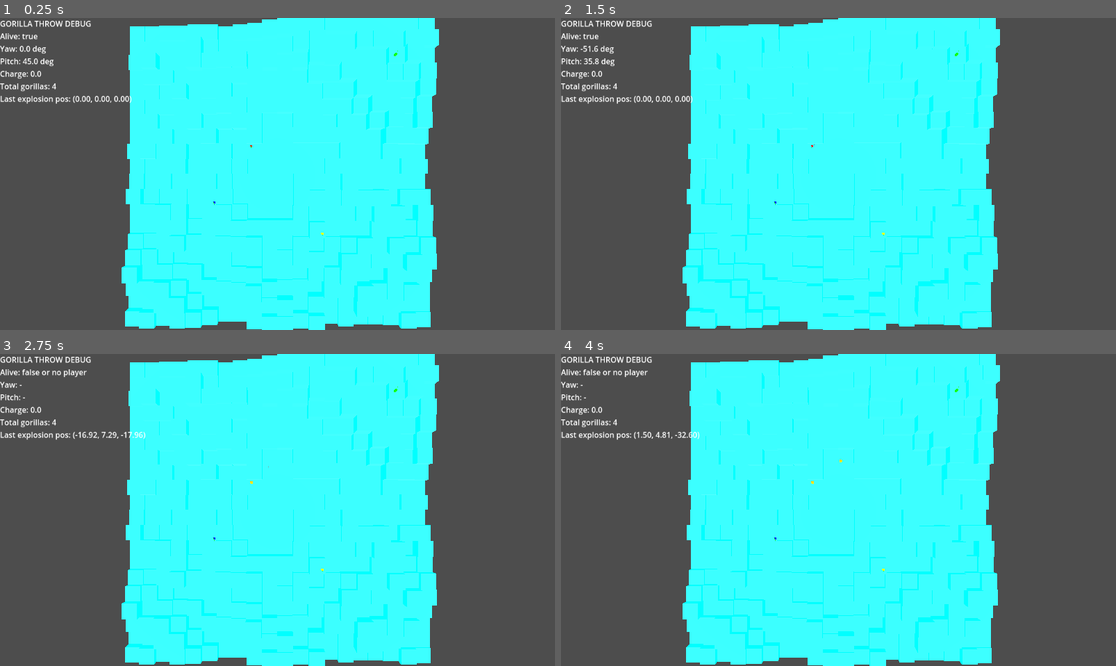
Above: before the commit, frames 1-4 (two rows, left to right).
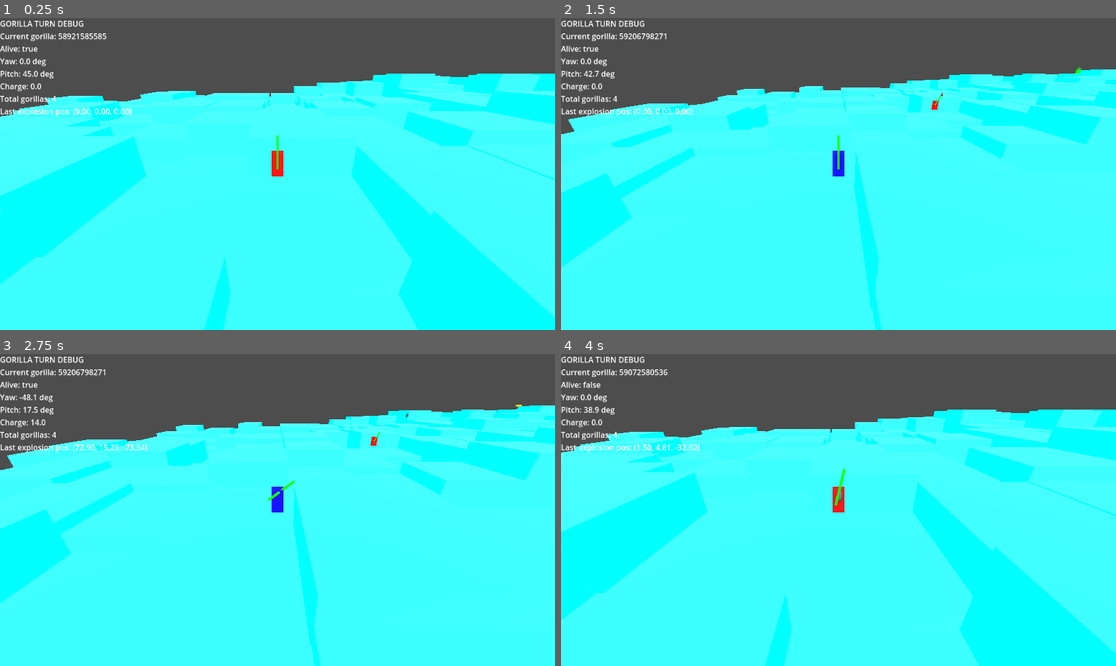
Above: after the commit, the same moments.

Repository: jkartje/gorilla
Game: Godot game, scene res://scenes/Main.tscn
Two runs of this game, one before a commit and one after it. Both use one fixed random seed, a clock stepped at 60 frames per second and the inputs below.
Inputs:
- Up to frame 1 (0.25 s): no input
- Up to frame 2 (1.5 s): tap Enter at 0.5 s; hold Right (ui_right) 0.53-1.28 s; hold Space (accept) 0.53-1.28 s; hold Down (ui_down) from 1.28 s (still down); tap Space (accept) at 1.35 s
- Up to frame 3 (2.75 s): release Down (ui_down) at 2.03 s; hold Right (ui_right) from 2.03 s (still down); hold Space (accept) from 2.03 s (still down)
- Up to frame 4 (4 s): release Right (ui_right) at 2.78 s; release Space (accept) at 2.78 s; hold Up (ui_up) 2.78-3.53 s; tap Space (accept) at 2.85, 3.5 s; hold Left (ui_left) from 3.53 s (still down); hold Space (accept) from 3.53 s (still down)

The runs differ from the first frame. In frame 1, 56% of the frame differs, in the area x 0-100%, y 0-100%; in frame 2, 53%; in frame 3, 53%; in frame 4, 56%.

Commit message:
turns are functional

Diff:
--- a/scenes/Main.tscn
+++ b/scenes/Main.tscn
@@ -1,9 +1,10 @@
-[gd_scene load_steps=7 format=3 uid="uid://n3i6oo04ghb2"]
+[gd_scene load_steps=8 format=3 uid="uid://n3i6oo04ghb2"]
 
 [ext_resource type="Script" uid="uid://bfkmh6qyyadcx" path="res://scripts/input_controller.gd" id="1_elqb8"]
 [ext_resource type="Script" uid="uid://dqk6df0edxwk" path="res://scripts/terrain_generator.gd" id="1_rarhs"]
 [ext_resource type="PackedScene" uid="uid://456b0ktms2yp" path="res://scenes/HUD.tscn" id="2_rarhs"]
 [ext_resource type="Script" uid="uid://bta71u3el3c7b" path="res://scripts/game_state.gd" id="4_rarhs"]
+[ext_resource type="Script" uid="uid://krus1bafq5ip" path="res://scripts/turn_manager.gd" id="5_vcsgt"]
 
 [sub_resource type="PlaneMesh" id="PlaneMesh_qnwvq"]
 size = Vector2(200, 200)
@@ -25,16 +26,19 @@
 [node name="DirectionalLight3D" type="DirectionalLight3D" parent="."]
 transform = Transform3D(1, 0, 0, 0, 0.707107, 0.707107, 0, -0.707107, 0.707107, 0, 0, 0)
 
-[node name="MainCamera" type="Camera3D" parent="."]
-transform = Transform3D(1, 0, 0, 0, -4.37114e-08, 1, 0, -1, -4.37114e-08, 0, 140, 0)
-
 [node name="TerrainGenerator" type="Node3D" parent="."]
 script = ExtResource("1_rarhs")
+
+[node name="GameState" type="Node" parent="."]
+script = ExtResource("4_rarhs")
 
 [node name="HUD" parent="." instance=ExtResource("2_rarhs")]
 
 [node name="InputController" type="Node" parent="."]
 script = ExtResource("1_elqb8")
 
-[node name="GameState" type="Node" parent="."]
-script = ExtResource("4_rarhs")
+[node name="MainCamera" type="Camera3D" parent="."]
+transform = Transform3D(1, 0, 0, 0, 0.965926, 0.258819, 0, -0.258819, 0.965926, 0, 15, 15)
+
+[node name="TurnManager" type="Node" parent="."]
+script = ExtResource("5_vcsgt")
--- a/scripts/game_state.gd
+++ b/scripts/game_state.gd
@@ -49,21 +49,21 @@
 	var rng: RandomNumberGenerator = RandomNumberGenerator.new()
 	rng.randomize()
 
-	var main_root := get_parent() as Node3D
-	if main_root == null:
+	var parent_root: Node3D = get_parent() as Node3D
+	if parent_root == null:
 		push_error("GameState: parent is not a Node3D")
 		return
 
 	var total: int = min(num_gorillas, spawn_zones.size())
 
 	for i in range(total):
-		var g := GORILLA_SCENE.instantiate() as Node3D
+		var g: Node3D = GORILLA_SCENE.instantiate() as Node3D
 
 		var zone: Dictionary = spawn_zones[i]
-		var spawn_pos: Vector3 = _compute_spawn_position(zone, rng, main_root)
+		var spawn_pos: Vector3 = _compute_spawn_position(zone, rng, parent_root)
 		g.transform.origin = spawn_pos
 
-		main_root.add_child(g)
+		parent_root.add_child(g)
 
 		var color: Color = gorilla_colors[i % gorilla_colors.size()]
 		g.call("set_color", color)
@@ -72,6 +72,13 @@
 
 	if gorillas.size() > 0:
 		player_gorilla = gorillas[0]
+
+		# Hand gorilla list to TurnManager
+		if parent_root.has_node("TurnManager"):
+			var tm: Node = parent_root.get_node("TurnManager")
+			tm.call("start_match", gorillas)
+
+
 
 func _compute_spawn_position(zone: Dictionary, rng: RandomNumberGenerator, main_root: Node3D) -> Vector3:
 	var min_v: Vector2 = zone["min"]
--- a/scripts/gorilla.gd
+++ b/scripts/gorilla.gd
@@ -1,4 +1,5 @@
 extends CharacterBody3D
+class_name Gorilla
 
 signal died
 
--- a/scripts/input_controller.gd
+++ b/scripts/input_controller.gd
@@ -1,26 +1,29 @@
 extends Node
 
-@onready var game_state = $"../GameState"
-@onready var hud = $"../HUD"
-@onready var camera = $"../MainCamera"
+@onready var turn_manager: TurnManager = $"../TurnManager"
+@onready var hud: Node = $"../HUD"
+@onready var camera: Camera3D = $"../MainCamera"
 
 var charge: float = 0.0
 var max_charge: float = 25.0
 
 func _process(delta: float) -> void:
-	var gorilla = game_state.get_player_gorilla()
-	if gorilla == null or not gorilla.is_alive:
+	var gorilla: Gorilla = turn_manager.current_gorilla()
+	if gorilla == null:
 		_update_hud(null)
 		return
 
-		# Aim - yaw (tank-style: LEFT turns barrel left, RIGHT turns right)
+	if not gorilla.is_alive:
+		_update_hud(gorilla)
+		return
+
+	# Aim - yaw (tank-style)
 	if Input.is_action_pressed("ui_left"):
 		gorilla.yaw += delta * 1.2
 	elif Input.is_action_pressed("ui_right"):
 		gorilla.yaw -= delta * 1.2
 
-
-		# Aim - pitch
+	# Aim - pitch
 	if Input.is_action_pressed("ui_up"):
 		gorilla.pitch = clamp(gorilla.pitch + delta * 0.8, deg_to_rad(10), deg_to_rad(80))
 	elif Input.is_action_pressed("ui_down"):
@@ -32,15 +35,17 @@
 	elif Input.is_action_just_released("accept"):
 		_fire_banana(gorilla)
 		charge = 0.0
+		turn_manager.end_turn()  # 🔁 advance to next gorilla
 
+	_update_camera(gorilla)
 	_update_hud(gorilla)
 
-func _fire_banana(gorilla: Node) -> void:
+func _fire_banana(gorilla: Gorilla) -> void:
 	if charge <= 0.0:
 		return
 
 	var proj_scene: PackedScene = load("res://scenes/BananaProjectile.tscn")
-	var p = proj_scene.instantiate()
+	var p: RigidBody3D = proj_scene.instantiate() as RigidBody3D
 	get_tree().current_scene.add_child(p)
 
 	var origin: Vector3 = gorilla.throw_origin.global_transform.origin
@@ -48,27 +53,33 @@
 
 	p.launch(origin, dir * charge)
 
+func _update_camera(gorilla: Gorilla) -> void:
+	# Simple follow: position camera behind and above the active gorilla
+	var target: Vector3 = gorilla.global_transform.origin
+	var offset: Vector3 = Vector3(0, 8, 16)
+	camera.global_transform.origin = target + offset
+	camera.look_at(target, Vector3.UP)
 
-func _update_hud(gorilla: Node) -> void:
-	var text := "GORILLA THROW DEBUG\n"
+func _update_hud(gorilla: Gorilla) -> void:
+	var text := "GORILLA TURN DEBUG\n"
 
 	if gorilla:
+		text += "Current gorilla: %s\n" % [gorilla.get_instance_id()]
 		text += "Alive: %s\n" % (str(gorilla.is_alive))
 		text += "Yaw: %.1f deg\n" % rad_to_deg(gorilla.yaw)
 		text += "Pitch: %.1f deg\n" % rad_to_deg(gorilla.pitch)
 	else:
-		text += "Alive: false or no player\n"
-		text += "Yaw: -\n"
-		text += "Pitch: -\n"
+		text += "No active gorilla\n"
 
 	text += "Charge: %.1f\n" % charge
 
-	# Show how many gorillas GameState has spawned
-	var count: int = game_state.gorillas.size()
+	# Optionally show how many gorillas are in the match
+	var count: int = turn_manager.gorillas.size()
 	text += "Total gorillas: %d\n" % count
 
 	var hud_script = hud
-	var last_pos: Vector3 = hud_script.last_explosion_pos
-	text += "Last explosion pos: (%.2f, %.2f, %.2f)\n" % [last_pos.x, last_pos.y, last_pos.z]
+	if "last_explosion_pos" in hud_script:
+		var last_pos: Vector3 = hud_script.last_explosion_pos
+		text += "Last explosion pos: (%.2f, %.2f, %.2f)\n" % [last_pos.x, last_pos.y, last_pos.z]
 
-	hud.update_debug(text)
+	hud.call("update_debug", text)
--- /dev/null
+++ b/scripts/turn_manager.gd
@@ -0,0 +1,46 @@
+extends Node
+class_name TurnManager
+
+signal turn_started(gorilla: Gorilla)
+signal turn_ended(gorilla: Gorilla)
+
+var gorillas: Array = []          # will contain Gorilla instances
+var current_index: int = -1
+var match_active: bool = false
+
+func start_match(gorilla_list: Array) -> void:
+	# Accept any array, keep only Gorilla instances
+	gorillas.clear()
+	for g in gorilla_list:
+		if g is Gorilla:
+			gorillas.append(g)
+
+	if gorillas.is_empty():
+		match_active = false
+		current_index = -1
+		return
+
+	match_active = true
+	current_index = 0
+	emit_signal("turn_started", gorillas[current_index] as Gorilla)
+
+func end_turn() -> void:
+	if not match_active:
+		return
+	if gorillas.is_empty():
+		match_active = false
+		current_index = -1
+		return
+
+	var g := gorillas[current_index] as Gorilla
+	emit_signal("turn_ended", g)
+
+	current_index = (current_index + 1) % gorillas.size()
+	emit_signal("turn_started", gorillas[current_index] as Gorilla)
+
+func current_gorilla() -> Gorilla:
+	if not match_active:
+		return null
+	if current_index < 0 or current_index >= gorillas.size():
+		return null
+	return gorillas[current_index] as Gorilla
Not shown, added: scripts/turn_manager.gd.uid
